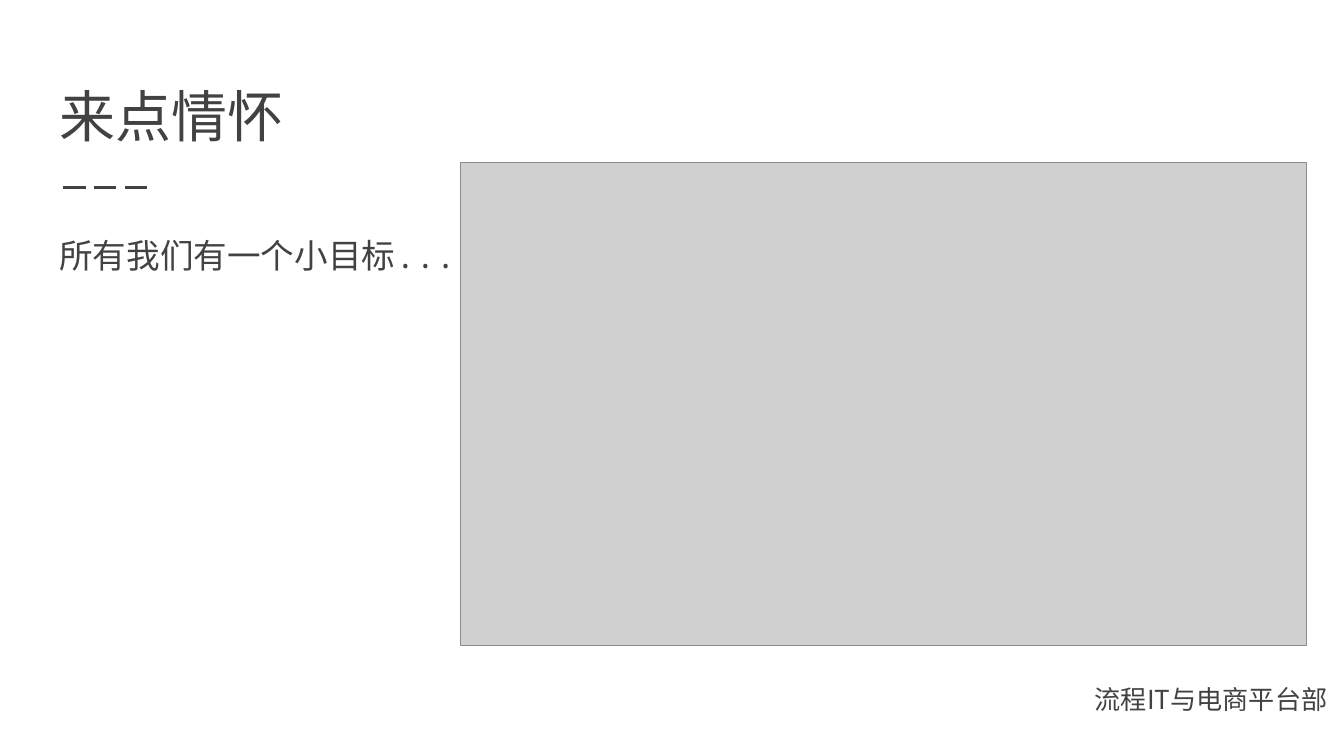
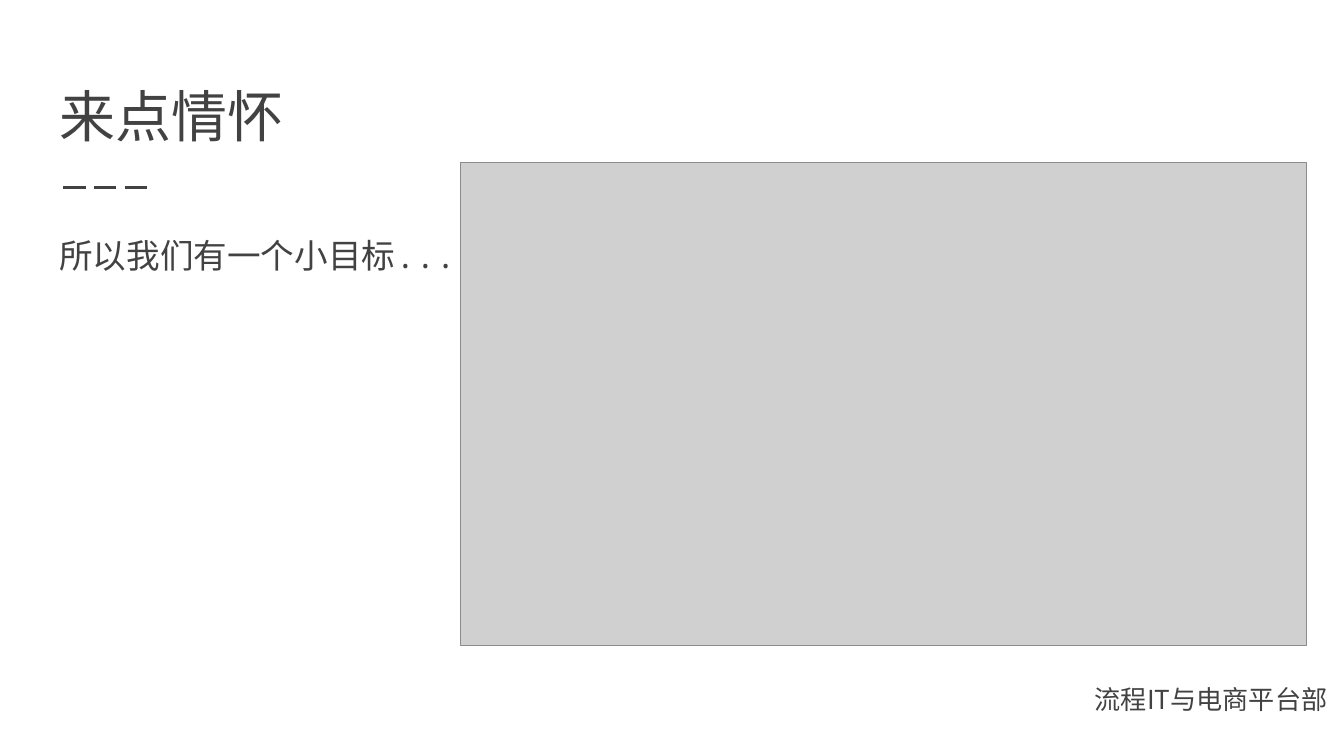
Before and after one commit to shekobe/test, a slide deck: slide 3 of 文件发布管理.pptx. Drawn at 1344x756 pixels with LibreOffice and Linux fonts; fonts in the diff are those of the drawing; grey boxes stand for pictures; background and template pictures are left out. Boxes give left, top, right and bottom in pixels: in the first picture for what was removed or moved away, otherwise in the second. Text is boxed around its words. In the diff, an @@ line names an element or a change of style, - is before the commit and + after.

```diff
--- a/文件发布管理.pptx
+++ b/文件发布管理.pptx
@@ text at box(59, 239, 455, 271): text changed @@
-所有我们有一个小目标...
+所以我们有一个小目标...
```
